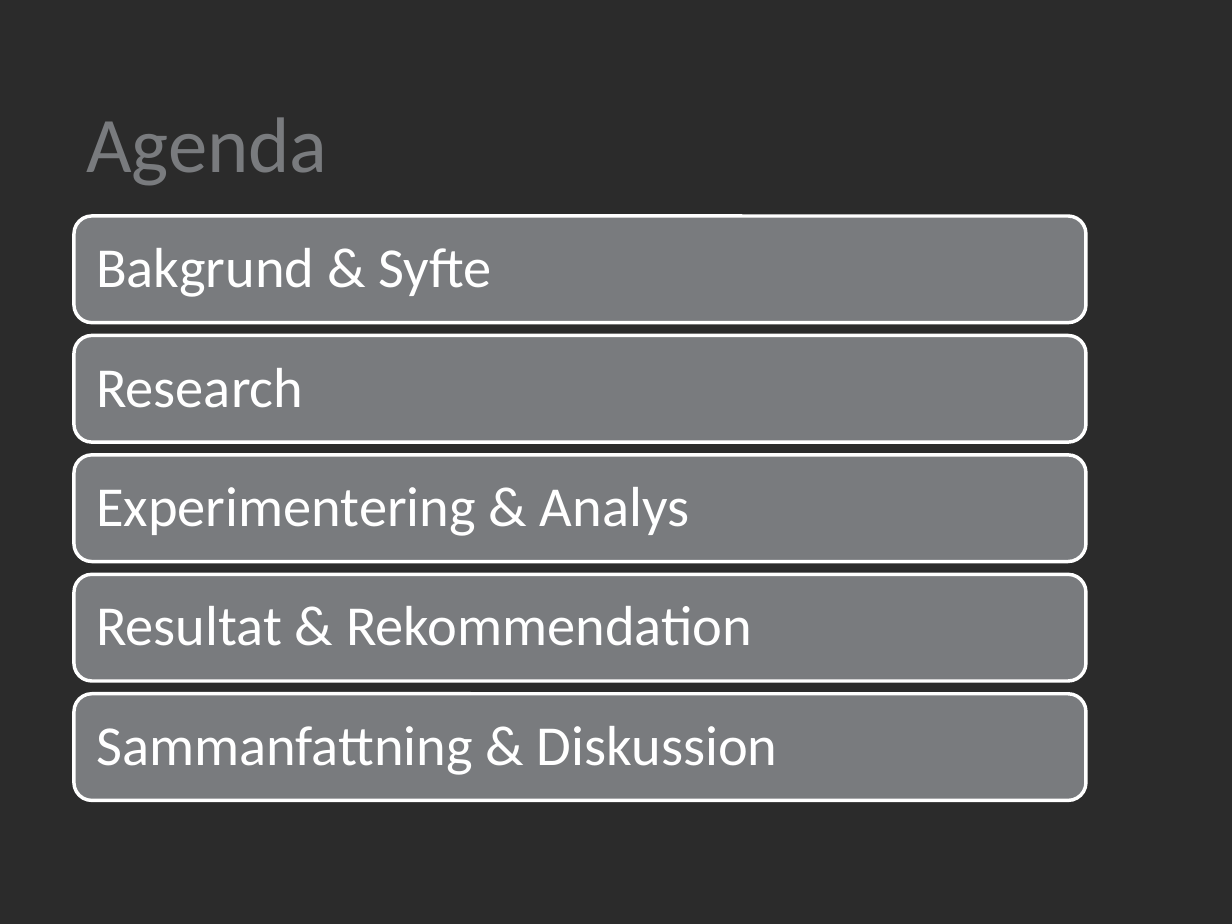
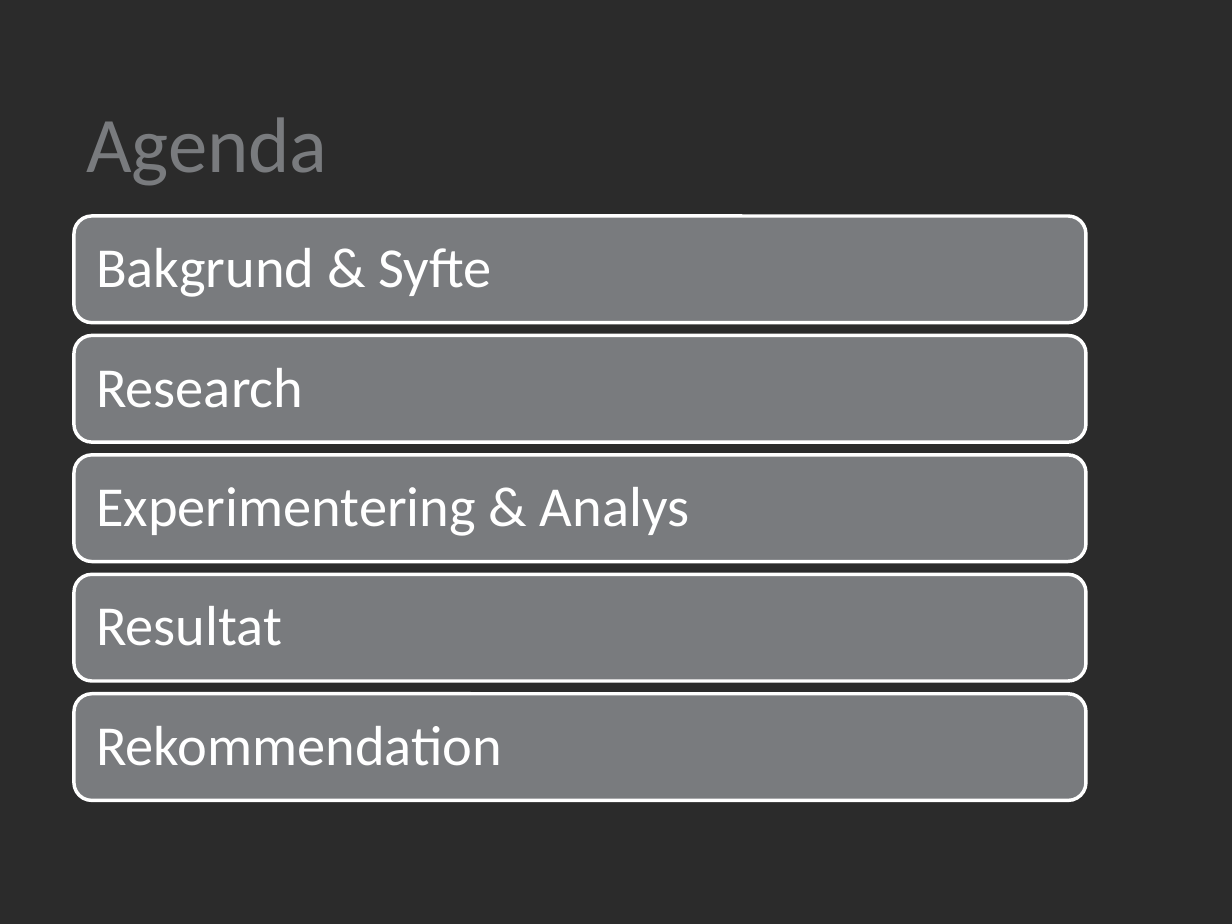
Before and after one commit to Maxenboy/Master-Thesis, a slide deck: slide 2 of Presentation/PresentationLTH.pptx. Drawn at 1232x924 pixels with LibreOffice and Linux fonts; fonts in the diff are those of the drawing; background and template pictures are left out; a plain dark background stands for a picture behind light text. Boxes give left, top, right and bottom in pixels: in the first picture for what was removed or moved away, otherwise in the second. Text is boxed around its words. In the diff, an @@ line names an element or a change of style, - is before the commit and + after.

Commit message:
klar pres

```diff
--- a/Presentation/PresentationLTH.pptx
+++ b/Presentation/PresentationLTH.pptx
@@ text at (x1=96, y1=606, x2=282, y2=646): text changed @@
-Resultat & Rekommendation
+Resultat
@@ text at (x1=96, y1=726, x2=502, y2=766): text changed @@
-Sammanfattning & Diskussion
+Rekommendation
```
